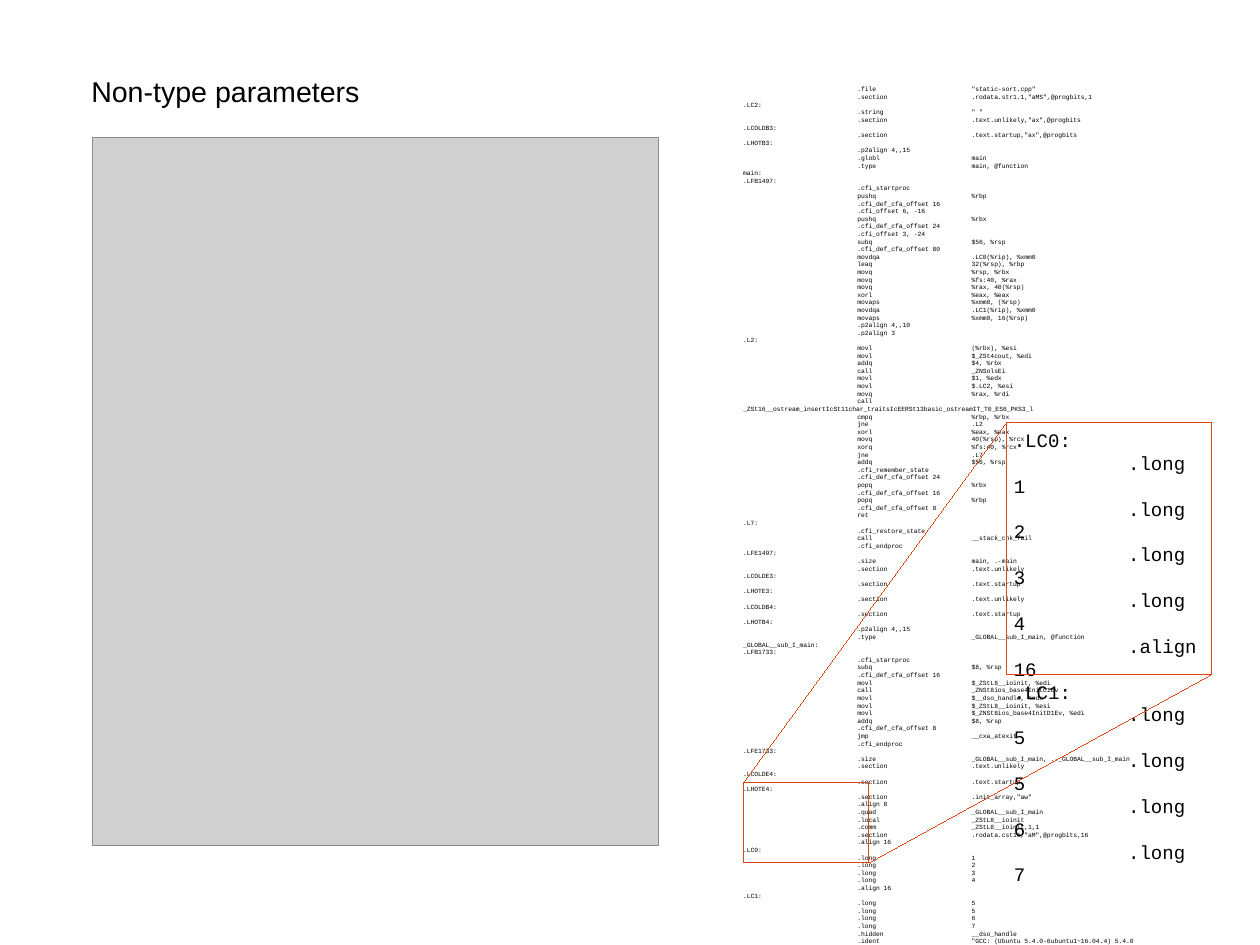
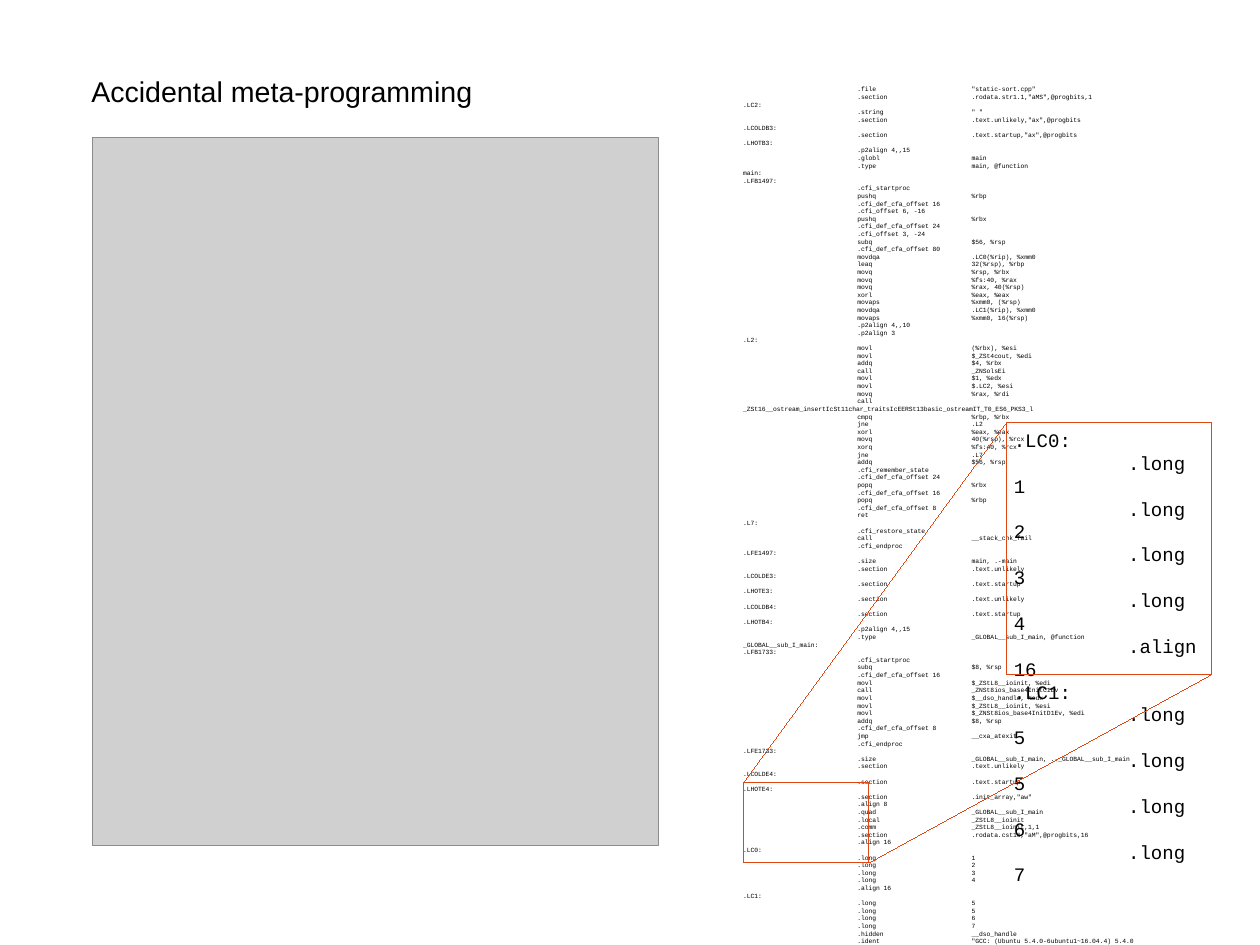
Before and after one commit to akalenuk/templates-experiments, a slide deck: slide 16 of templates.odp (slide 15 before the commit). Drawn at 1260x945 pixels with LibreOffice and Linux fonts; fonts in the diff are those of the drawing; grey boxes stand for pictures. Boxes give left, top, right and bottom in pixels: in the first picture for what was removed or moved away, otherwise in the second. Text is boxed around its words. In the diff, an @@ line names an element or a change of style, - is before the commit and + after.

```diff
--- a/templates.odp
+++ b/templates.odp
@@ text at (x1=91, y1=81, x2=472, y2=108): text changed @@
-Non-type parameters
+Accidental meta-programming
```
Also in this commit, not shown: 1 other slide changed, 1 slide added, 2 other files.
